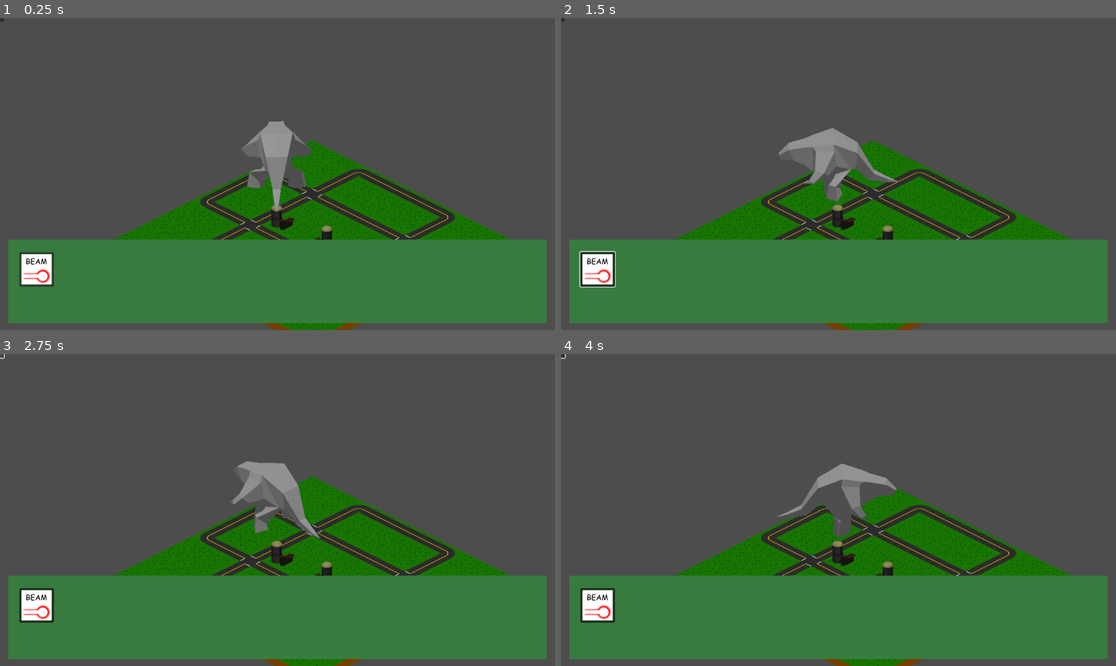
Above: before the commit, frames 1-4 (two rows, left to right).
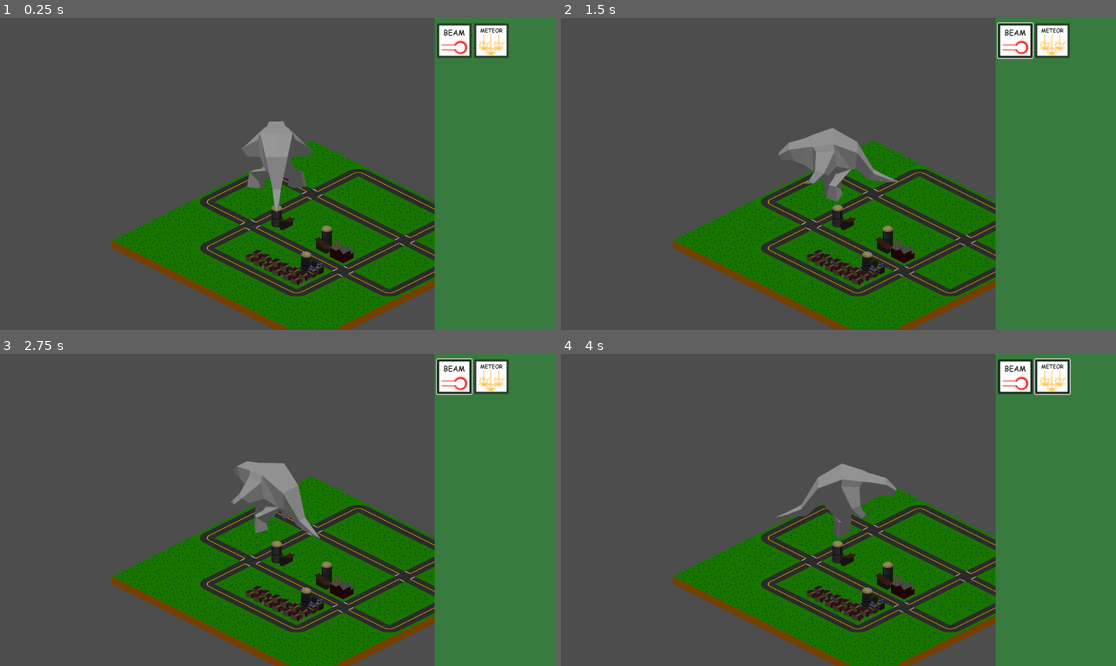
Above: after the commit, the same moments.

Repository: psktam/rawr
Game: Godot game, scene res://scenes/game.tscn
Two runs of this game, one before a commit and one after it. Both use one fixed random seed, a clock stepped at 60 frames per second and the inputs below.
Inputs (mouse positions are in pixels of both pictures, inside the frame that each line leads up to):
- Up to frame 1 (0.25 s): no input
- Up to frame 2 (1.5 s): click (599, 270) at 0.52 s; click (1016, 39) at 1.27 s
- Up to frame 3 (2.75 s): click (0, 357) at 2.02 s
- Up to frame 4 (4 s): click (1054, 375) at 2.77 s; tap Enter (ui_accept) at 3.5, 3.77 s; move the mouse to (960, 494) at 3.52 s; hold Right (ui_right) from 3.53 s (still down); click (960, 494) at 3.67 s

The runs differ from the first frame. In frame 1, 37% of the frame differs, in the area x 0-100%, y 0-100%; in frame 2, 37%; in frame 3, 37%; in frame 4, 37%.

Commit message:
working on hud

Diff:
--- a/scenes/game.gd
+++ b/scenes/game.gd
@@ -12,8 +12,8 @@
 
 # Called every frame. 'delta' is the elapsed time since the previous frame.
 func _process(delta: float) -> void:
-	if cmder.state == "still":
+	if cmder.state == "idle":
 		target_cursor.visible = false
-	elif cmder.state == "moving":
+	elif cmder.state == "walking":
 		target_cursor.visible = true
 		target_cursor.global_position = cmder.destination
--- a/scenes/hud.tscn
+++ b/scenes/hud.tscn
@@ -1,24 +1,30 @@
-[gd_scene load_steps=2 format=3 uid="uid://dfte5p8obfyr"]
+[gd_scene load_steps=4 format=3 uid="uid://dfte5p8obfyr"]
 
 [ext_resource type="Texture2D" uid="uid://bl0yrj2rma0k" path="res://sprites/hud/beam-icon.png" id="1_rjudu"]
+[ext_resource type="Script" path="res://scripts/hud.gd" id="1_ws1l1"]
+[ext_resource type="Texture2D" uid="uid://cug36718hg0ln" path="res://sprites/hud/meteor-icon.png" id="2_06vp6"]
 
 [node name="HUD" type="CanvasLayer"]
+script = ExtResource("1_ws1l1")
 
-[node name="ColorRect" type="ColorRect" parent="."]
-offset_left = 17.0
-offset_top = 460.0
+[node name="MenuTray" type="ColorRect" parent="."]
+offset_left = 885.0
 offset_right = 1135.0
 offset_bottom = 634.0
 color = Color(0.220616, 0.48339, 0.247151, 1)
 
-[node name="Button" type="Button" parent="."]
-offset_left = 40.0
-offset_top = 486.0
-offset_right = 112.0
-offset_bottom = 558.0
+[node name="BeamButton" type="Button" parent="."]
+offset_left = 894.0
+offset_top = 11.0
+offset_right = 966.0
+offset_bottom = 83.0
 toggle_mode = true
 icon = ExtResource("1_rjudu")
 
-[node name="Button2" type="Button" parent="."]
-offset_right = 8.0
-offset_bottom = 8.0
+[node name="MeteorButton" type="Button" parent="."]
+offset_left = 972.0
+offset_top = 11.0
+offset_right = 1044.0
+offset_bottom = 83.0
+toggle_mode = true
+icon = ExtResource("2_06vp6")
--- /dev/null
+++ b/scripts/hud.gd
@@ -0,0 +1,24 @@
+extends CanvasLayer
+
+@onready var menu_tray: ColorRect = $MenuTray
+@onready var beam_button: Button = $BeamButton
+@onready var meteor_button: Button = $MeteorButton
+
+
+# Called when the node enters the scene tree for the first time.
+func _ready() -> void:
+	pass
+
+# Called every frame. 'delta' is the elapsed time since the previous frame.
+func _process(delta: float) -> void:
+	var visible_area = get_viewport().get_visible_rect()
+
+	menu_tray.size.x = 250
+	menu_tray.size.y = visible_area.size.y
+
+	menu_tray.position.x = visible_area.size.x - menu_tray.size.x
+	menu_tray.position.y = 0
+
+	# Position buttons
+	beam_button.position.x = menu_tray.position.x + 5
+	meteor_button.position.x = beam_button.position.x + beam_button.size.x + 5
